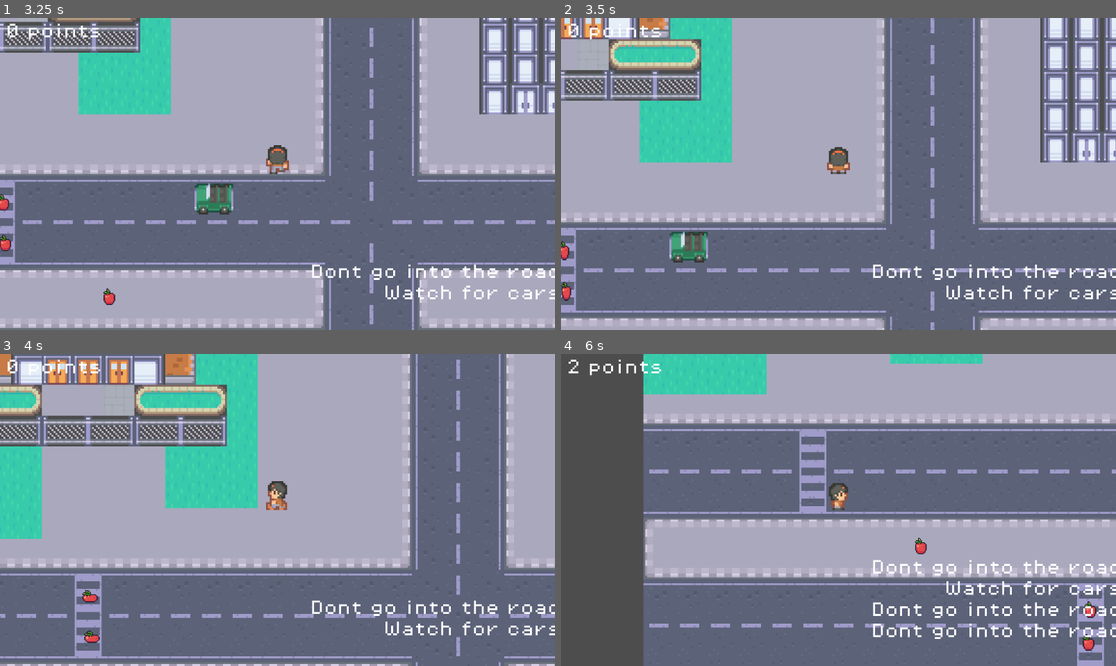
Above: before the commit, frames 1-4 (two rows, left to right).
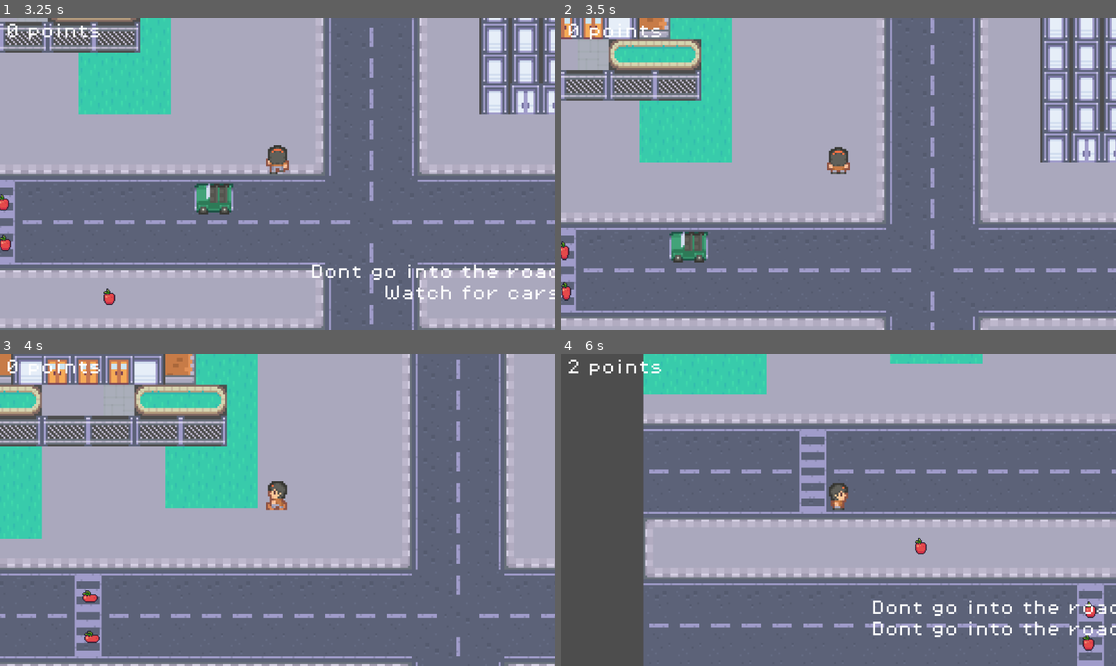
Above: after the commit, the same moments.

Repository: sapatel8/CitySafetyGame
Game: Godot game, scene res://scenes/level4.tscn
The game is run twice, just before and just after one commit, with the same random seed, the same clock (stepped at 60 frames per second) and the same inputs. This scene is started directly instead of the project's main scene.
Inputs:
- Up to frame 1 (3.25 s): hold D (walking_right) 0.53-1.28 s; hold S (walking_down) 1.28-2.03 s; hold D (walking_right) 2.03-2.78 s; hold W (walking_up) from 2.78 s (still down)
- Up to frame 2 (3.5 s): keep holding W (walking_up)
- Up to frame 3 (4 s): release W (walking_up) at 3.53 s; hold A (walking_left) from 3.53 s (still down)
- Up to frame 4 (6 s): release A (walking_left) at 5.03 s; hold S (walking_down) 5.03-5.78 s; hold D (walking_right) from 5.78 s (still down)

Frame 1 is identical in both runs. In frame 2, 0.9% of the frame differs, in the area x 56-100%, y 79-91%; in frame 3, 0.9%; in frame 4, 2.0%, in the area x 56-100%, y 65-92%.

Commit message:
fixing bugs

Diff:
--- a/city-safety-game/scenes/level1.tscn
+++ b/city-safety-game/scenes/level1.tscn
@@ -1293,6 +1293,7 @@
 zoom = Vector2(4, 4)
 
 [node name="score label" type="Label" parent="Player/Camera2D2"]
+unique_name_in_owner = true
 offset_left = -141.0
 offset_top = -78.0
 offset_right = -88.0
@@ -1413,3 +1414,5 @@
 [node name="CollisionShape2D" type="CollisionShape2D" parent="WorldBoundaries/worldBoundary4"]
 position = Vector2(536.5, -88.5)
 shape = SubResource("RectangleShape2D_gnai3")
+
+[connection signal="timeout" from="GameManager/Timer" to="GameManager" method="_on_timer_timeout"]
--- a/city-safety-game/scenes/level2.tscn
+++ b/city-safety-game/scenes/level2.tscn
@@ -1513,3 +1513,5 @@
 &"": SubResource("AnimationLibrary_cqal4")
 }
 autoplay = "driving"
+
+[connection signal="timeout" from="GameManager/Timer" to="GameManager" method="_on_timer_timeout"]
--- a/city-safety-game/scenes/level3.tscn
+++ b/city-safety-game/scenes/level3.tscn
@@ -1569,3 +1569,5 @@
 
 [node name="CollisionPolygon2D" type="CollisionPolygon2D" parent="RoadZones/Killzone3"]
 polygon = PackedVector2Array(366, -271, 365, -143, 382, -142, 382, -97, 365, -99, 366, 7, 322, 7, 322, -100, 158, -100, 157, -91, 114, -90, 114, -101, -114, -98, -113, -144, 115, -143, 114, -273, 157, -273, 158, -143, 320, -141, 323, -277)
+
+[connection signal="timeout" from="GameManager/Timer" to="GameManager" method="_on_timer_timeout"]
--- a/city-safety-game/scenes/level4.tscn
+++ b/city-safety-game/scenes/level4.tscn
@@ -1776,3 +1776,5 @@
 &"": SubResource("AnimationLibrary_sai06")
 }
 autoplay = "walking"
+
+[connection signal="timeout" from="GameManager/Timer" to="GameManager" method="_on_timer_timeout"]
--- a/city-safety-game/scenes/main.tscn
+++ b/city-safety-game/scenes/main.tscn
@@ -1273,6 +1273,7 @@
 zoom = Vector2(4, 4)
 
 [node name="score label" type="Label" parent="Player/Camera2D2"]
+unique_name_in_owner = true
 offset_left = -141.0
 offset_top = -78.0
 offset_right = -88.0
--- a/city-safety-game/scenes/main_game.tscn
+++ /dev/null
@@ -1,19 +0,0 @@
-[gd_scene load_steps=4 format=3 uid="uid://b0shif53l2nkk"]
-
-[ext_resource type="Script" uid="uid://j1qu1etjqpuo" path="res://scripts/game_manager.gd" id="1_0rdsr"]
-[ext_resource type="PackedScene" uid="uid://ni0o2s5hit8r" path="res://scenes/main.tscn" id="1_72e8q"]
-[ext_resource type="PackedScene" uid="uid://cwxr3g3qvat20" path="res://scenes/control.tscn" id="2_d2op2"]
-
-[node name="Node2D" type="Node2D"]
-
-[node name="GameManager" type="Node" parent="."]
-script = ExtResource("1_0rdsr")
-
-[node name="MainMenu" parent="." instance=ExtResource("2_d2op2")]
-offset_left = -502.0
-offset_top = -258.0
-offset_right = 512.0
-offset_bottom = 155.0
-
-[node name="Main" parent="." instance=ExtResource("1_72e8q")]
-visible = false
Not shown: 1 places in city-safety-game/scenes/level1.tscn that only renumber resources
